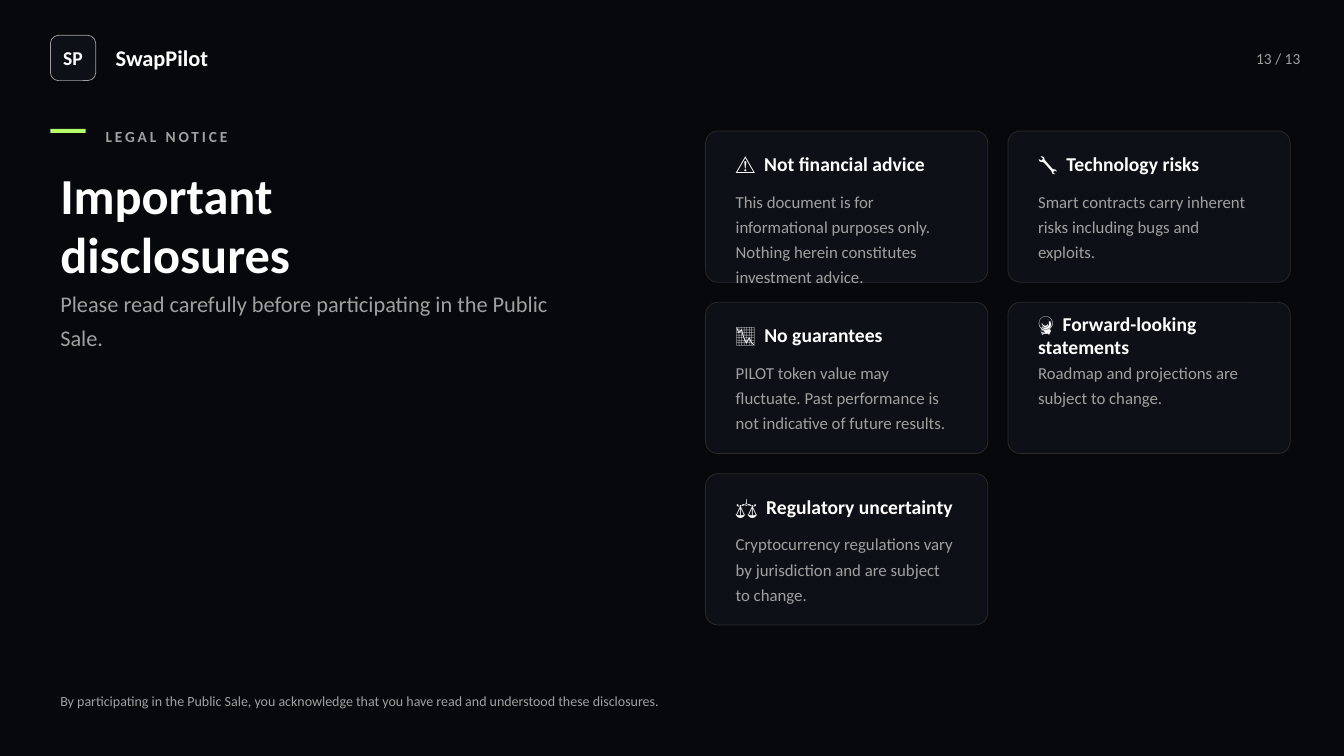
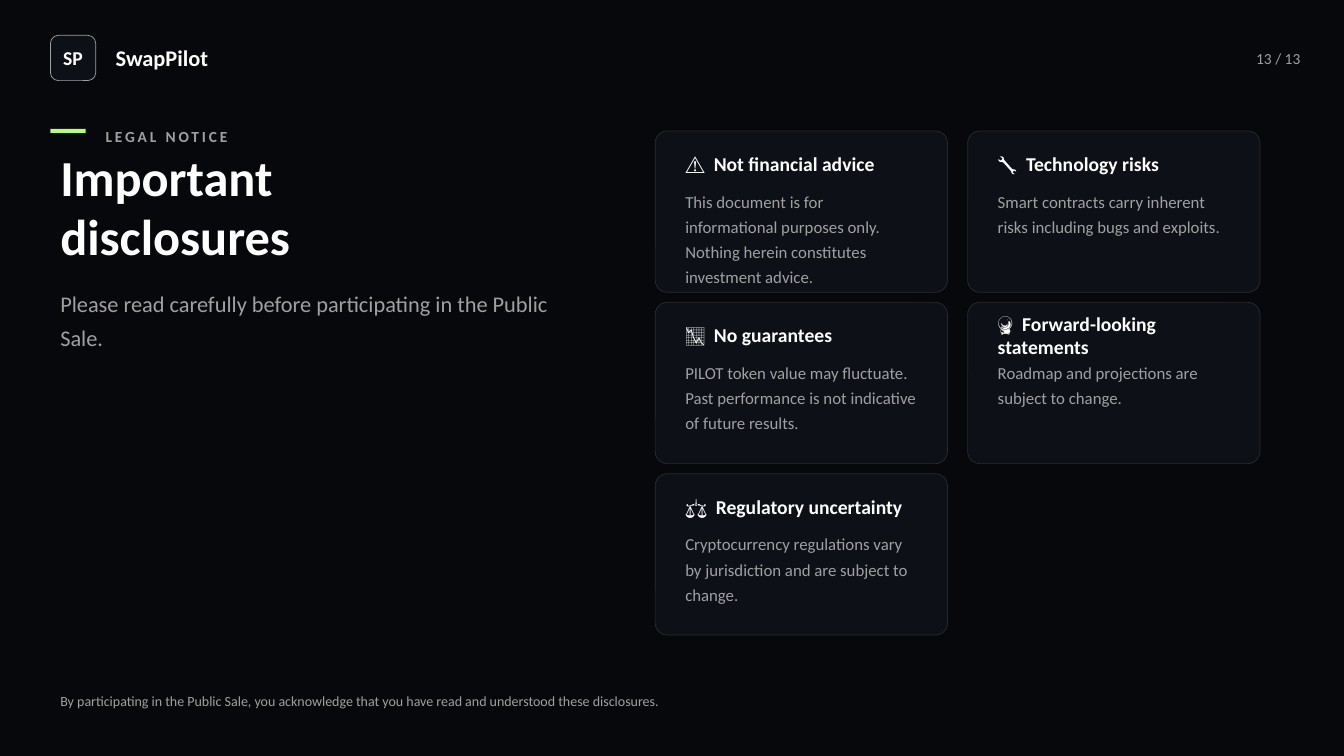
Before and after one commit to BacBacta/SwapPilot, a slide deck: slide 13 of pitch-deck/SwapPilot-Professional-PitchDeck.pptx. Drawn at 1344x756 pixels with LibreOffice and Linux fonts; fonts in the diff are those of the drawing. Boxes give left, top, right and bottom in pixels: in the first picture for what was removed or moved away, otherwise in the second. Text is boxed around its words. In the diff, an @@ line names an element or a change of style, - is before the commit and + after.

```diff
--- a/pitch-deck/SwapPilot-Professional-PitchDeck.pptx
+++ b/pitch-deck/SwapPilot-Professional-PitchDeck.pptx
@@ rounded rectangle: place and size @@
-rounded rectangle at [706, 131, 988, 282]
+rounded rectangle at [655, 131, 948, 292]
@@ text "⚠️ Not financial advice": place and size @@
-text "⚠️ Not financial advice" at [764, 157, 924, 171]
+text "⚠️ Not financial advice" at [714, 157, 874, 171]
@@ rounded rectangle: place and size @@
-rounded rectangle at [1008, 131, 1291, 282]
+rounded rectangle at [968, 131, 1260, 292]
@@ text "🔧 Technology risks": place and size @@
-text "🔧 Technology risks" at [1066, 157, 1200, 175]
+text "🔧 Technology risks" at [1026, 157, 1159, 175]
@@ text "Important": place and size @@
-text "Important" at [60, 181, 290, 274]
+text "Important" at [60, 163, 290, 256]
@@ text "This document is for informational ...": place and size @@
-text "This document is for informational ..." at [736, 196, 930, 283]
+text "This document is for informational ..." at [685, 196, 880, 283]
@@ text "Smart contracts carry inherent risks ..." rewrapped from [1038, 196, 1245, 261] to [998, 196, 1220, 236] @@
@@ rounded rectangle: place and size @@
-rounded rectangle at [706, 302, 988, 454]
+rounded rectangle at [655, 302, 948, 464]
@@ text "📉 No guarantees": place and size @@
-text "📉 No guarantees" at [764, 329, 882, 346]
+text "📉 No guarantees" at [714, 329, 832, 346]
@@ rounded rectangle: place and size @@
-rounded rectangle at [1008, 302, 1291, 454]
+rounded rectangle at [968, 302, 1260, 464]
@@ text "🔮 Forward-looking statements": place and size @@
-text "🔮 Forward-looking statements" at [1038, 317, 1197, 354]
+text "🔮 Forward-looking statements" at [998, 317, 1156, 354]
@@ text "PILOT token value may fluctuate. ..." rewrapped from [736, 367, 946, 429] to [685, 367, 916, 429] @@
@@ text "Roadmap and projections are subject ...": place and size @@
-text "Roadmap and projections are subject ..." at [1038, 367, 1238, 407]
+text "Roadmap and projections are subject ..." at [998, 367, 1198, 407]
@@ proportions changed in 5 elements at [968, 302, 1260, 464], [968, 131, 1260, 292], [655, 131, 948, 292], [655, 302, 948, 464], [655, 474, 948, 635] @@
@@ rounded rectangle: place and size @@
-rounded rectangle at [706, 474, 988, 625]
+rounded rectangle at [655, 474, 948, 635]
@@ text "⚖️ Regulatory uncertainty": place and size @@
-text "⚖️ Regulatory uncertainty" at [766, 500, 953, 518]
+text "⚖️ Regulatory uncertainty" at [716, 500, 903, 518]
@@ text "Cryptocurrency regulations vary by jurisdiction ..." rewrapped from [736, 538, 953, 604] to [685, 538, 907, 604] @@
```
Also in this commit, not shown: 9 other slides changed, 2 other files.
